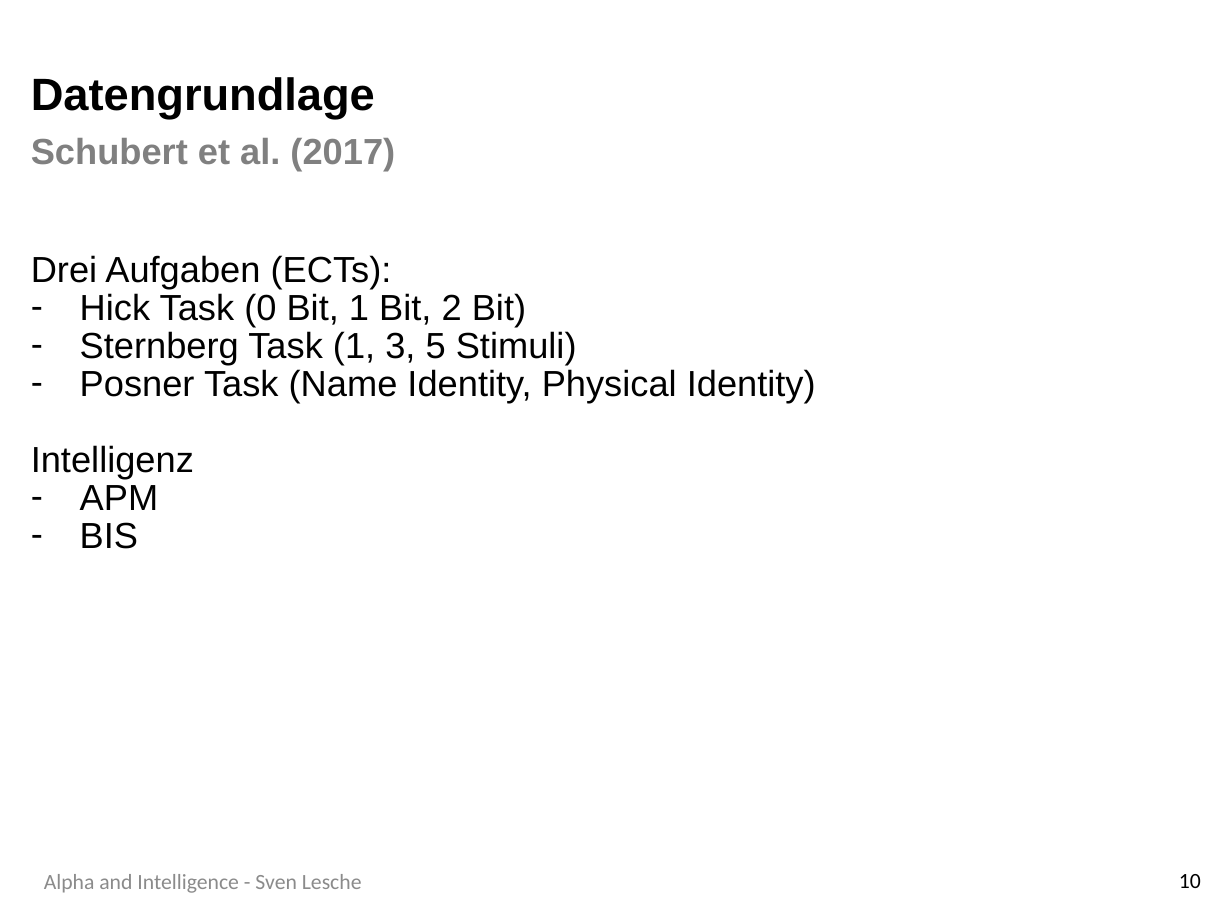
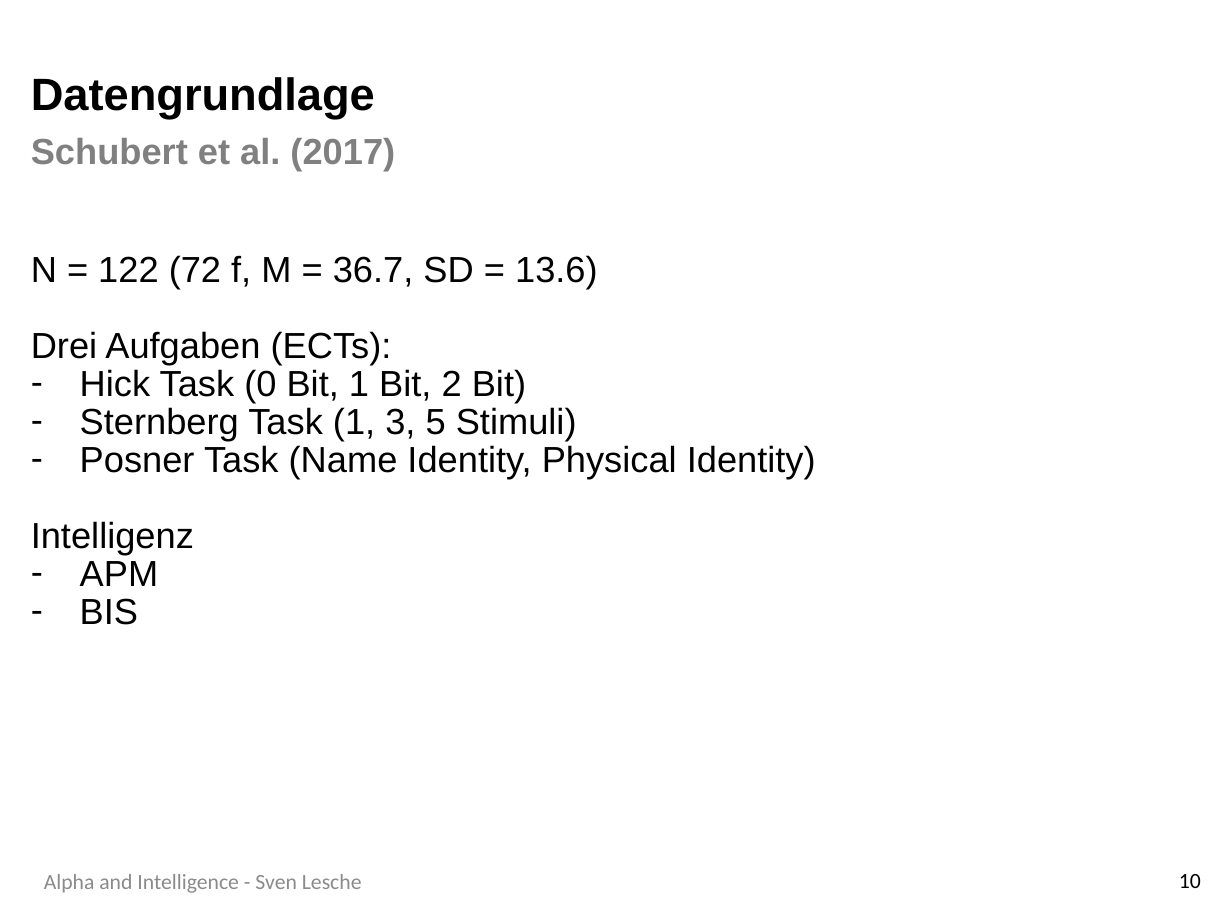
Before and after one commit to SLesche/levy-intelligence, a slide deck: slide 10 of presentations/levy_presentation.pptx. Drawn at 1232x924 pixels with LibreOffice and Linux fonts; fonts in the diff are those of the drawing; background and template pictures are left out. Boxes give left, top, right and bottom in pixels: in the first picture for what was removed or moved away, otherwise in the second. Text is boxed around its words. In the diff, an @@ line names an element or a change of style, - is before the commit and + after.

```diff
--- a/presentations/levy_presentation.pptx
+++ b/presentations/levy_presentation.pptx
@@ text at (31,255,598,288): paragraph added @@
+N = 122 (72 f, M = 36.7, SD = 13.6)
```
Also in this commit, not shown: 3 slides added.
